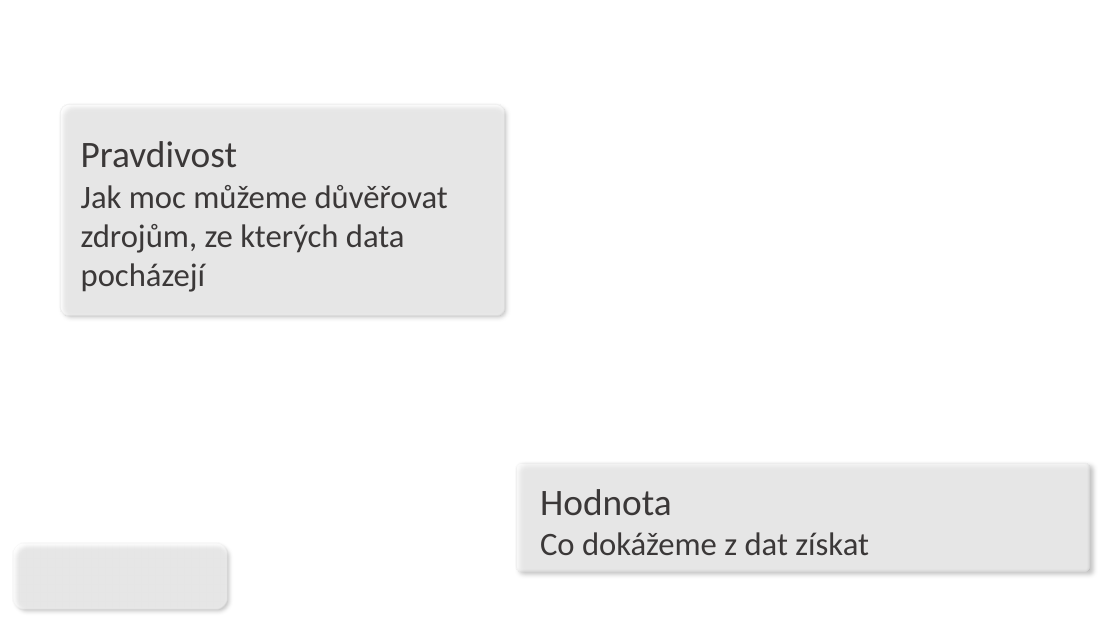
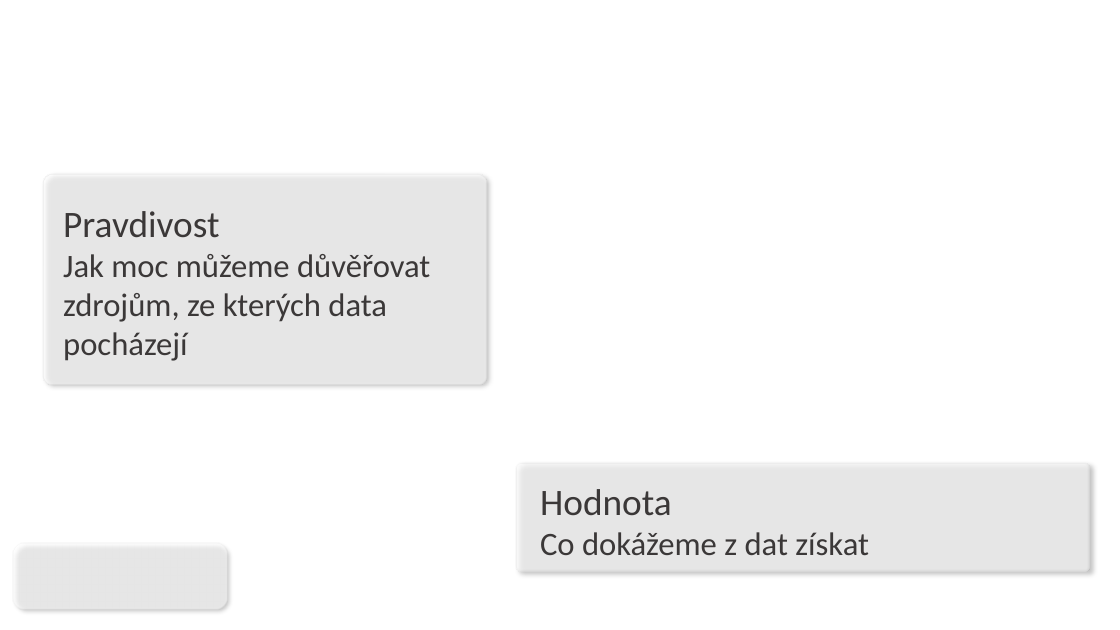
Before and after one commit to CZmatyasZERO/Big-data-prezentace, a slide deck: slide 7 of klimes.pptx. Drawn at 1120x630 pixels with LibreOffice and Linux fonts; fonts in the diff are those of the drawing; background and template pictures are left out. Boxes give left, top, right and bottom in pixels: in the first picture for what was removed or moved away, otherwise in the second. Text is boxed around its words. In the diff, an @@ line names an element or a change of style, - is before the commit and + after.

```diff
--- a/klimes.pptx
+++ b/klimes.pptx
@@ rounded rectangle: place and size @@
-rounded rectangle at bbox=[60, 105, 504, 315]
+rounded rectangle at bbox=[43, 174, 486, 384]
@@ text "Pravdivost": place and size @@
-text "Pravdivost" at bbox=[81, 141, 448, 292]
+text "Pravdivost" at bbox=[63, 211, 430, 361]
```
Also in this commit, not shown: 1 other slide changed, 2 slides added, 2 slides removed, 1 other file.
